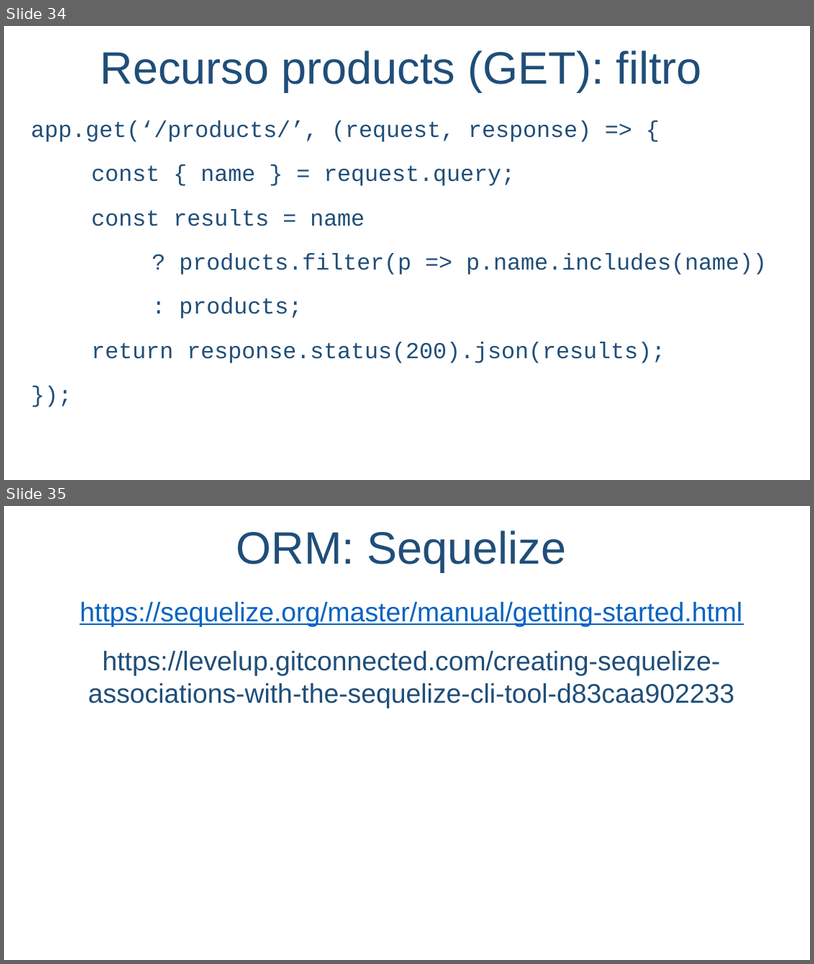
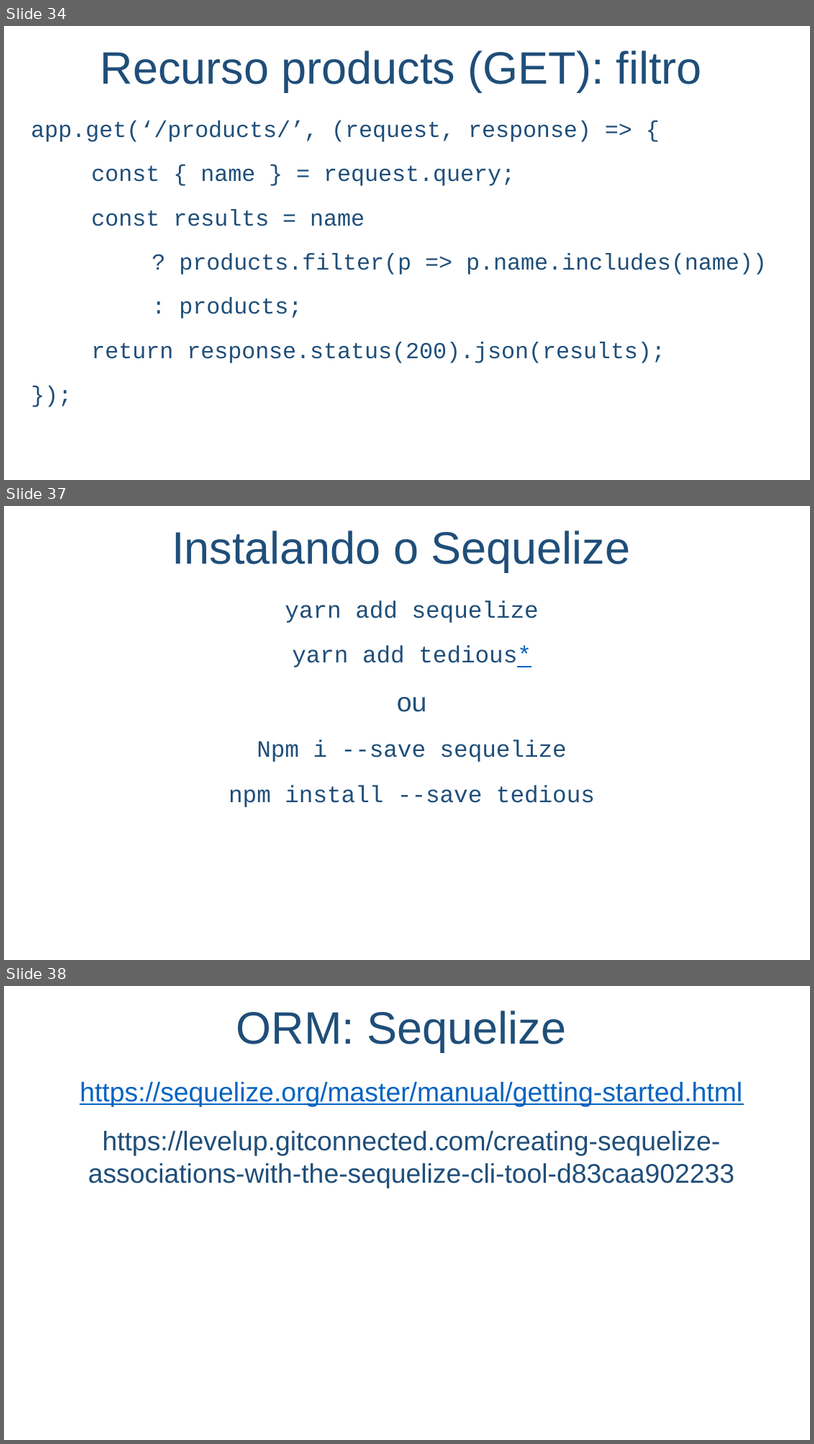
Before and after one commit to salmo-jr/public-slides, a slide deck: node-js.pptx. Shown one above the other, each under a label of ours: slides 34 and 35 before the commit, slides 34, 37 and 38 after it; the slides between them are not shown. The pictures are 814x964 and 814x1444 pixels, drawn with LibreOffice and Linux fonts; fonts in the diff are those of the drawing; background and template pictures are left out. Boxes give left, top, right and bottom in pixels: in the first picture for what was removed or moved away, otherwise in the second. Text is boxed around its words. In the diff, an @@ line names an element or a change of style, - is before the commit and + after.

```diff
--- a/node-js.pptx
+++ b/node-js.pptx
@@ slide 37 added at bbox=[4, 506, 810, 960], background picture (left out) @@
@@ text added at bbox=[172, 530, 631, 572], 54 pt, text #1F4E79 @@
+Instalando o Sequelize
@@ text added at bbox=[229, 600, 595, 807], 28 pt, text #1F4E79 @@
+yarn add sequelize
+yarn add tedious*
+ou
+Npm i --save sequelize
+npm install --save tedious
@@ what was slide 35 is now slide 38 @@
```
Also in this commit, not shown: 3 slides changed, 2 other slides added.
